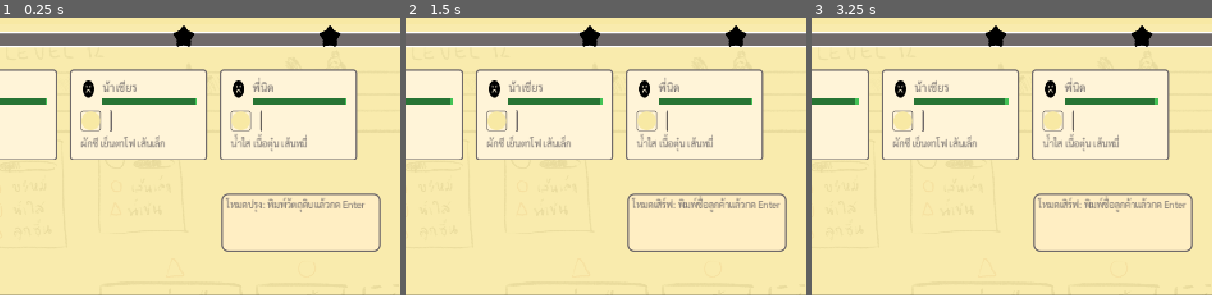
Above: before the commit, frames 1-3 (left to right).
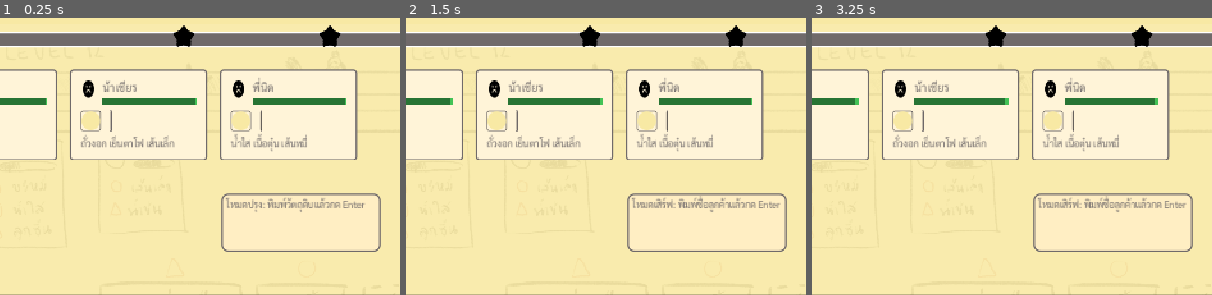
Above: after the commit, the same moments.

Repository: pcpaugust/video-game
Game: Godot game, scene res://scenes/main/Cooking.tscn
The game is run twice, just before and just after one commit, with the same random seed, the same clock (stepped at 60 frames per second) and the same inputs.
Inputs:
- Up to frame 1 (0.25 s): no input
- Up to frame 2 (1.5 s): tap Enter at 0.5, 0.6 s; tap Space at 1.25 s; tap Tab at 1.35 s
- Up to frame 3 (3.25 s): tap Enter at 2 s; tap Backspace at 2.1 s; tap Space at 2.75 s; tap Keypad Enter at 2.85 s
The pictures show only the part of the screen within x 12-62%, y 0-50%; the shares and areas given below are measured in that part.

The runs differ from the first frame. In frame 1, 0.4% of the frame differs, in the area x 20-44%, y 42-47%; in frame 2, 0.4%; in frame 3, 0.4%.

Commit message:
feat: update ingredient name

Diff:
--- a/scripts/config/menu_config.gd
+++ b/scripts/config/menu_config.gd
@@ -26,8 +26,7 @@
 ]
 
 const VEGETABLE_TYPES: Array[String] = [
-	"ต้นหอม",
-	"ผักชี",
+	"ต้นหอมผักชี",
 	"ถั่วงอก",
 	"กระเทียมเจียว",
 ]
--- a/scripts/ui/typing_ingredient.gd
+++ b/scripts/ui/typing_ingredient.gd
@@ -3,12 +3,22 @@
 extends VBoxContainer
 
 const MenuConfig = preload("res://scripts/config/menu_config.gd")
-const NOODLE_TEXTURES: Dictionary = {
+const INGREDIENT_TEXTURES: Dictionary = {
 	"เส้นเล็ก": preload("res://assets/figma/nood01.png"),
 	"เส้นหมี่": preload("res://assets/figma/nood02.png"),
 	"วุ้นเส้น": preload("res://assets/figma/nood03.png"),
 	"บะหมี่": preload("res://assets/figma/nood04.png"),
 	"เส้นใหญ่": preload("res://assets/figma/nood05.png"),
+	"ลูกชิ้น": preload("res://assets/figma/meat01.png"),
+	"เนื้อตุ๋น": preload("res://assets/figma/meat02.png"),
+	"หมูเด้ง": preload("res://assets/figma/meat04.png"),
+	"น่องไก่": preload("res://assets/figma/meat05.png"),
+	"กระเทียมเจียว": preload("res://assets/figma/veg01.png"),
+	"ถั่วงอก": preload("res://assets/figma/veg02.png"),
+	"ต้นหอมผักชี": preload("res://assets/figma/veg03.png"),
+	"โอเลี้ยง": preload("res://assets/figma/drink01.png"),
+	"กระเจี๊ยบ": preload("res://assets/figma/drink03.png"),
+	"เก๊กฮวย": preload("res://assets/figma/drink02.png"),
 }
 
 @onready var icon_panel: PanelContainer = $CenterContainer/IconCircle
@@ -71,9 +81,9 @@
 	icon_panel.add_theme_stylebox_override("panel", style)
 
 func _get_ingredient_texture(ing_name: String) -> Texture2D:
-	if not NOODLE_TEXTURES.has(ing_name):
+	if not INGREDIENT_TEXTURES.has(ing_name):
 		return null
-	return NOODLE_TEXTURES[ing_name] as Texture2D
+	return INGREDIENT_TEXTURES[ing_name] as Texture2D
 
 func _ensure_styles() -> void:
 	if style_grey != null:
